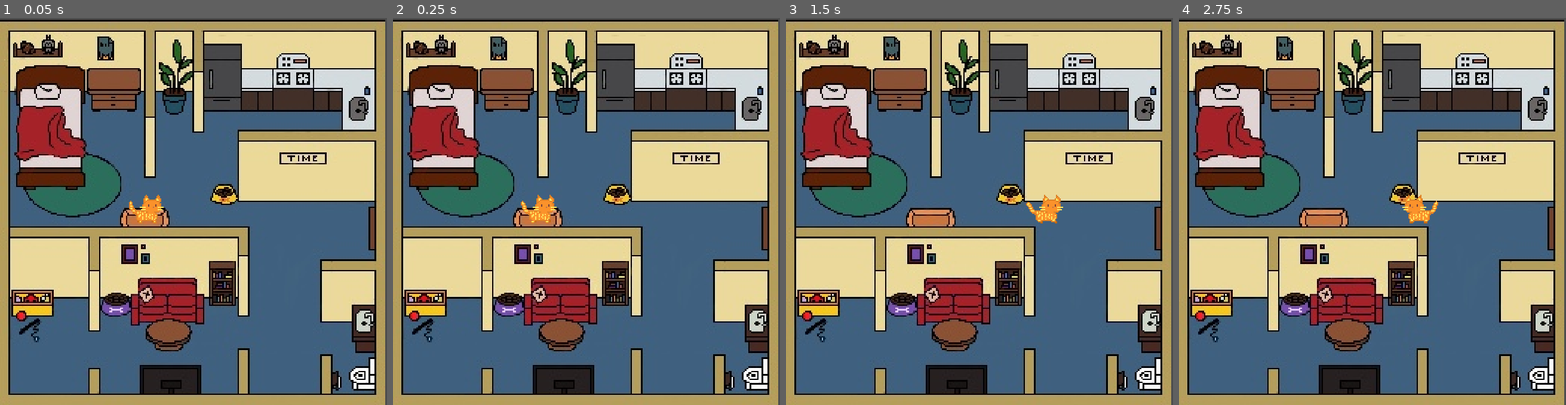
Above: before the commit, frames 1-4 (left to right).
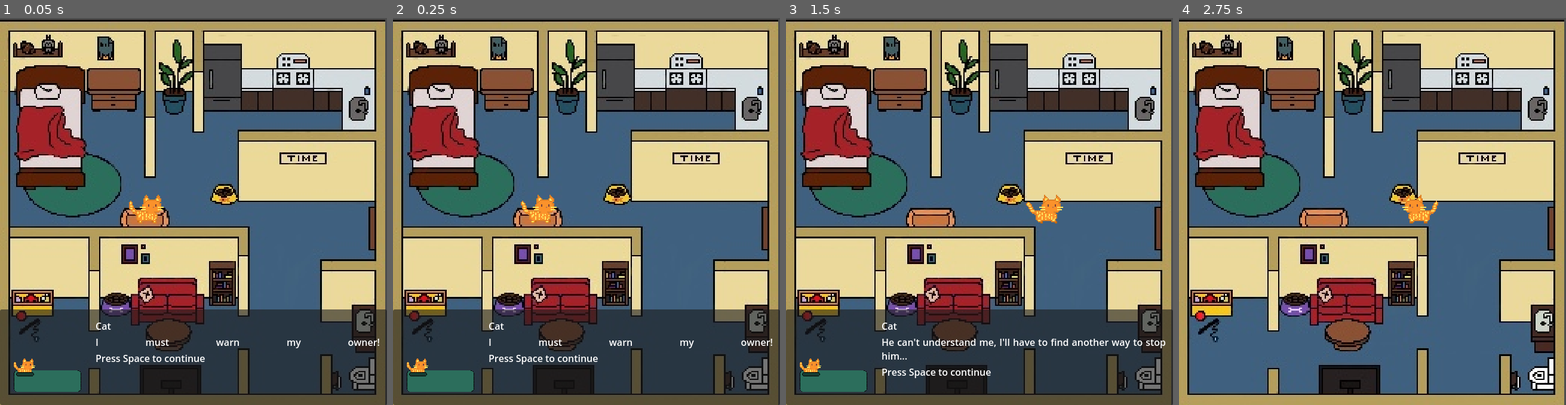
Above: after the commit, the same moments.

Repository: chau34/Komori-Con-Game-Jam-SP26
Game: Godot game, scene res://scenes/House.tscn
Two runs of this game, one before a commit and one after it. Both use one fixed random seed, a clock stepped at 60 frames per second and the inputs below. This scene is started directly instead of the project's main scene.
Inputs:
- Up to frame 1 (0.05 s): no input
- Up to frame 2 (0.25 s): no input
- Up to frame 3 (1.5 s): tap Space at 0.5, 1.25 s; hold Enter (ui_accept) 0.53-1.28 s; hold Right (ui_right) from 0.53 s (still down); tap Enter (ui_accept) at 1.35 s
- Up to frame 4 (2.75 s): tap Enter (ui_accept) at 1.52, 1.82 s; release Right (ui_right) at 2.03 s; hold Left (ui_left) from 2.03 s (still down); hold Enter (ui_accept) from 2.03 s (still down)

The runs differ from the first frame. In frame 1, 22% of the frame differs, in the area x 0-100%, y 75-100%; in frame 2, 22%; in frame 3, 22%; in frame 4, nothing differs.

Commit message:
dialogue boxes added

Diff:
--- a/komoricon-game-jam-2026---new-repo/scenes/House.tscn
+++ b/komoricon-game-jam-2026---new-repo/scenes/House.tscn
@@ -1,6 +1,7 @@
-[gd_scene load_steps=7 format=4 uid="uid://doml6vh81ikw"]
+[gd_scene load_steps=8 format=4 uid="uid://doml6vh81ikw"]
 
 [ext_resource type="PackedScene" uid="uid://scl87x5fxssp" path="res://scenes/Cat.tscn" id="1_bfmfj"]
+[ext_resource type="Script" uid="uid://ckleod0s0gkie" path="res://scripts/House.gd" id="1_ispqn"]
 [ext_resource type="Texture2D" uid="uid://cyypj641bqk2h" path="res://assets/IMG_0877.JPG" id="1_r2usd"]
 [ext_resource type="Texture2D" uid="uid://bnokdu4wo70xj" path="res://assets/transparent.png" id="3_ispqn"]
 
@@ -18,6 +19,7 @@
 sources/0 = SubResource("TileSetAtlasSource_r2usd")
 
 [node name="House" type="Node2D"]
+script = ExtResource("1_ispqn")
 
 [node name="Background" type="Sprite2D" parent="."]
 position = Vector2(514, 10806)
@@ -45,22 +47,46 @@
 [node name="DialogueLayer" type="CanvasLayer" parent="."]
 visible = false
 
-[node name="Dialogue Panel" type="PanelContainer" parent="DialogueLayer"]
+[node name="DialoguePanel" type="PanelContainer" parent="DialogueLayer"]
 anchors_preset = 12
 anchor_top = 1.0
 anchor_right = 1.0
 anchor_bottom = 1.0
+offset_top = -160.0
 grow_horizontal = 2
 grow_vertical = 0
 
-[node name="VBoxContainer" type="VBoxContainer" parent="DialogueLayer/Dialogue Panel"]
+[node name="MarginContainer" type="MarginContainer" parent="DialogueLayer/DialoguePanel"]
+layout_mode = 2
+theme_override_constants/margin_left = 16
+theme_override_constants/margin_top = 16
+theme_override_constants/margin_right = 12
+theme_override_constants/margin_bottom = 12
+
+[node name="HBoxContainer" type="HBoxContainer" parent="DialogueLayer/DialoguePanel/MarginContainer"]
+layout_mode = 2
+theme_override_constants/separation = 16
+
+[node name="Portrait" type="TextureRect" parent="DialogueLayer/DialoguePanel/MarginContainer/HBoxContainer"]
+custom_minimum_size = Vector2(128, 128)
+layout_mode = 2
+expand_mode = 1
+stretch_mode = 5
+
+[node name="VBoxContainer" type="VBoxContainer" parent="DialogueLayer/DialoguePanel/MarginContainer/HBoxContainer"]
+layout_mode = 2
+size_flags_horizontal = 3
+
+[node name="SpeakerLabel" type="Label" parent="DialogueLayer/DialoguePanel/MarginContainer/HBoxContainer/VBoxContainer"]
 layout_mode = 2
 
-[node name="SpeakerLabel" type="Label" parent="DialogueLayer/Dialogue Panel/VBoxContainer"]
+[node name="DialogueLabel" type="RichTextLabel" parent="DialogueLayer/DialoguePanel/MarginContainer/HBoxContainer/VBoxContainer"]
 layout_mode = 2
+fit_content = true
+scroll_active = false
+autowrap_mode = 2
+horizontal_alignment = 3
+vertical_alignment = 3
 
-[node name="DialogueLabel" type="Label" parent="DialogueLayer/Dialogue Panel/VBoxContainer"]
+[node name="HintLabel" type="Label" parent="DialogueLayer/DialoguePanel/MarginContainer/HBoxContainer/VBoxContainer"]
 layout_mode = 2
-
-[node name="HintLabel" type="Label" parent="DialogueLayer/Dialogue Panel/VBoxContainer"]
-layout_mode = 2
--- a/komoricon-game-jam-2026---new-repo/scripts/House.gd
+++ b/komoricon-game-jam-2026---new-repo/scripts/House.gd
@@ -1,23 +1,40 @@
+# res://scripts/House.gd
 extends Node2D
 
 @onready var dialogue_layer: CanvasLayer = $DialogueLayer
-@onready var speaker_label: Label = $DialogueLayer/DialoguePanel/VBoxContainer/SpeakerLabel
-@onready var dialogue_label: Label = $DialogueLayer/DialoguePanel/VBoxContainer/DialogueLabel
-@onready var hint_label: Label = $DialogueLayer/DialoguePanel/VBoxContainer/HintLabel
 
-var dialogue := [
+@onready var portrait: TextureRect = $DialogueLayer/DialoguePanel/MarginContainer/HBoxContainer/Portrait
+@onready var speaker_label: Label = $DialogueLayer/DialoguePanel/MarginContainer/HBoxContainer/VBoxContainer/SpeakerLabel
+@onready var dialogue_label: RichTextLabel = $DialogueLayer/DialoguePanel/MarginContainer/HBoxContainer/VBoxContainer/DialogueLabel
+@onready var hint_label: Label = $DialogueLayer/DialoguePanel/MarginContainer/HBoxContainer/VBoxContainer/HintLabel
+
+const CAT_PORTRAIT: Texture2D = preload("res://assets/cat-dialogue.png")
+const OWNER_PORTRAIT: Texture2D = preload("res://assets/human-dialogue.png")
+
+var lines := [
 	{"speaker": "Cat", "text": "I must warn my owner!"},
 	{"speaker": "Cat", "text": "*cat runs up to owner*"},
 	{"speaker": "Cat", "text": "Meowwww, Meow Meow Meowww"},
 	{"speaker": "Owner", "text": "Does she want something?\nDo you need something?"},
-	{"speaker": "Cat", "text": "He can't understand me.\nI'll have to find another way to stop him..."}
+	{"speaker": "Cat", "text": "He can't understand me, I'll have to find another way to stop him..."}
 ]
 
-var idx := 0
-var in_dialogue := true
+var idx: int = 0
+var in_dialogue: bool = true
 
 func _ready() -> void:
+	if portrait == null or speaker_label == null or dialogue_label == null or hint_label == null:
+		push_error("Dialogue UI nodes not found. Fix node paths in House.gd using Copy Node Path.")
+		return
+
 	_start_dialogue()
+
+func _unhandled_input(event: InputEvent) -> void:
+	if not in_dialogue:
+		return
+
+	if event.is_action_pressed("confirm") or event.is_action_pressed("ui_accept"):
+		_next_line()
 
 func _start_dialogue() -> void:
 	in_dialogue = true
@@ -25,25 +42,29 @@
 	dialogue_layer.visible = true
 	_show_line()
 
-func _unhandled_input(event: InputEvent) -> void:
-	if not in_dialogue:
-		return
-
-	if event.is_action_pressed("confirm") or event.is_action_pressed("ui_accept"):
-		idx += 1
-		if idx >= dialogue.size():
-			_end_dialogue()
-		else:
-			_show_line()
+func _next_line() -> void:
+	idx += 1
+	if idx >= lines.size():
+		_end_dialogue()
+	else:
+		_show_line()
 
 func _show_line() -> void:
-	var entry = dialogue[idx]
-	speaker_label.text = str(entry["speaker"])
+	var entry = lines[idx]
+	var who := str(entry["speaker"])
+
+	speaker_label.text = who
 	dialogue_label.text = str(entry["text"])
 	hint_label.text = "Press Space to continue"
+
+	match who:
+		"Cat":
+			portrait.texture = CAT_PORTRAIT
+		"Owner":
+			portrait.texture = OWNER_PORTRAIT
+		_:
+			portrait.texture = null
 
 func _end_dialogue() -> void:
 	in_dialogue = false
 	dialogue_layer.visible = false
-	# After dialogue ends, gameplay continues (cat can move/interact)
-	# If you want: GameState.last_message = "Find a way to stop him..."
--- a/komoricon-game-jam-2026---new-repo/scripts/Intro.gd
+++ b/komoricon-game-jam-2026---new-repo/scripts/Intro.gd
@@ -40,7 +40,7 @@
 	_set_line("A car is speeding down an unknown road,\nwith no goal to stop.")
 	await _pause(1.6 + EXTRA_DELAY)
 
-	_set_line("A familiar face walks outside of his home,\nand crosses the road to get to his car at 9:00 PM.")
+	_set_line("A familiar face leaves his home,\nand crosses the road to get to his car at 9:00 PM.")
 	await _pause(2.2 + EXTRA_DELAY)
 
 	_set_line("As he crosses the road,\nthe zooming car appears from nowhere and...")
Binary file added: komoricon-game-jam-2026---new-repo/assets/cat-dialogue.png
Not shown, added: komoricon-game-jam-2026---new-repo/assets/cat-dialogue.png.import
Binary file added: komoricon-game-jam-2026---new-repo/assets/human-dialogue.png
Not shown, added: komoricon-game-jam-2026---new-repo/assets/human-dialogue.png.import
Not shown, changed: komoricon-game-jam-2026---new-repo/scripts/House.gd.uid
